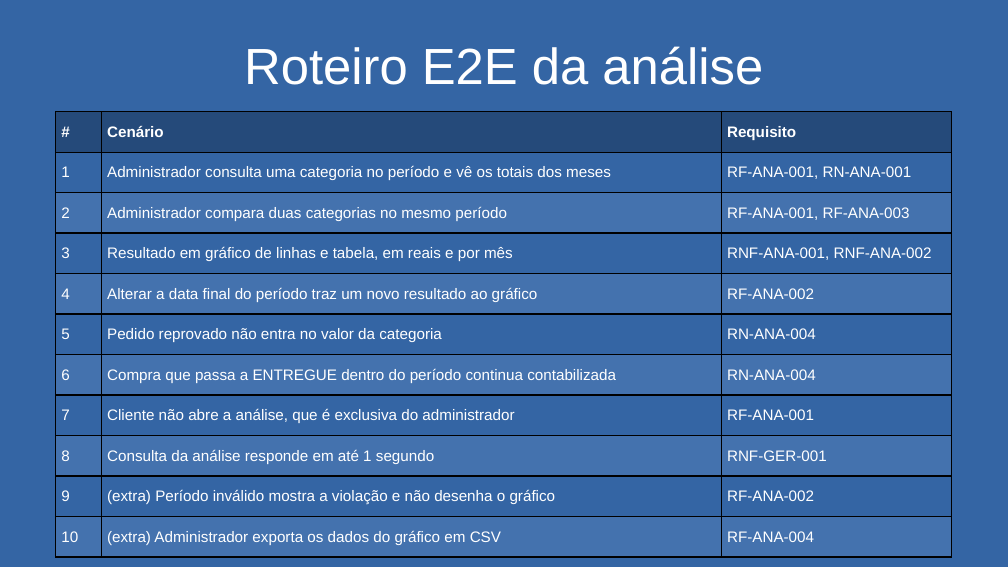
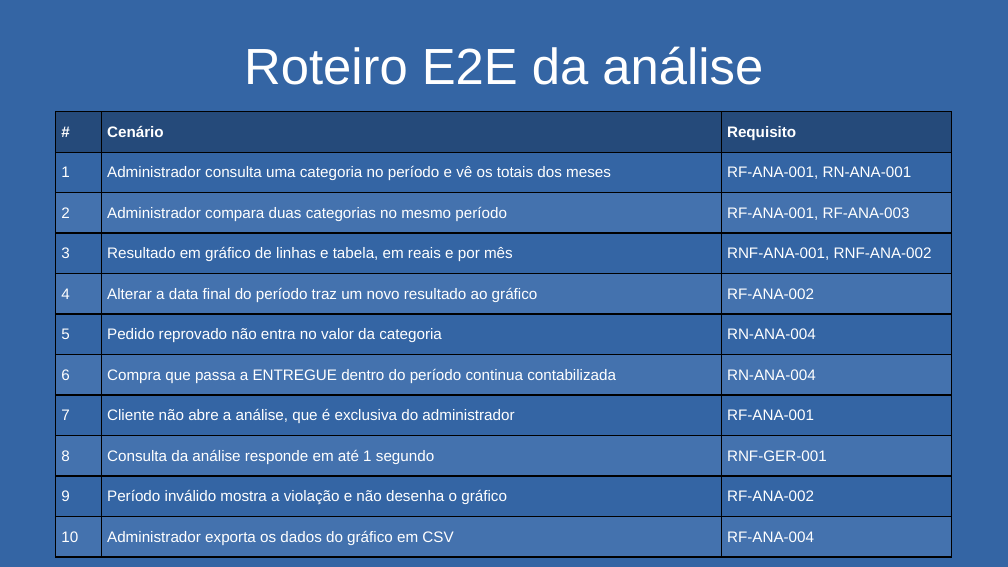
Before and after one commit to matheuskkg/les, a slide deck: slide 46 of docs/entregas/pptxs/17-11/17-11.pptx (slide 51 before the commit). Drawn at 1008x567 pixels with LibreOffice and Linux fonts; fonts in the diff are those of the drawing. Boxes give left, top, right and bottom in pixels: in the first picture for what was removed or moved away, otherwise in the second. Text is boxed around its words. In the diff, an @@ line names an element or a change of style, - is before the commit and + after.

```diff
--- a/docs/entregas/pptxs/17-11/17-11.pptx
+++ b/docs/entregas/pptxs/17-11/17-11.pptx
@@ table at (56,112,952,557) @@
-row 10, column 2: (extra) Período inválido mostra a violação e não desenha o gráfico
+row 10, column 2: Período inválido mostra a violação e não desenha o gráfico
-row 11, column 2: (extra) Administrador exporta os dados do gráfico em CSV
+row 11, column 2: Administrador exporta os dados do gráfico em CSV
```
Also in this commit, not shown: 2 other slides changed, 2 slides added.
